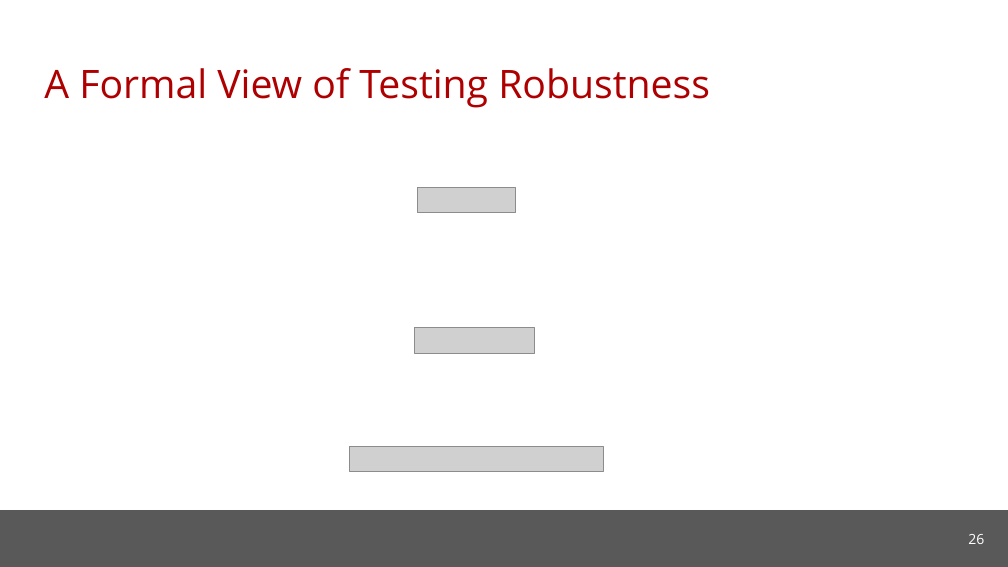
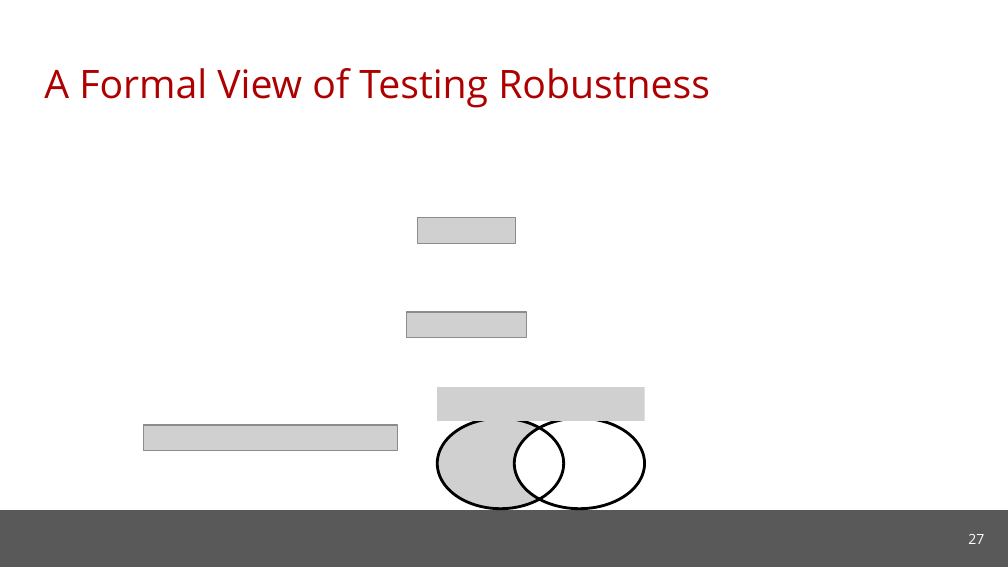
Before and after one commit to cmu-soda/Robustness, a slide deck: slide 27 of Robustness-SSSG.pptx (slide 26 before the commit). Drawn at 1008x567 pixels with LibreOffice and Linux fonts; fonts in the diff are those of the drawing; grey boxes stand for pictures; background and template pictures are left out. Boxes give left, top, right and bottom in pixels: in the first picture for what was removed or moved away, otherwise in the second. Text is boxed around its words. In the diff, an @@ line names an element or a change of style, - is before the commit and + after.

```diff
--- a/Robustness-SSSG.pptx
+++ b/Robustness-SSSG.pptx
@@ picture: place and size @@
-picture at <box>418,187,516,213</box>
+picture at <box>418,218,516,243</box>
@@ picture: place and size @@
-picture at <box>414,328,534,353</box>
+picture at <box>407,312,527,338</box>
@@ group added at <box>437,387,645,509</box>: 2 pictures, 2 ellipses @@
@@ picture: place and size @@
-picture at <box>350,447,603,472</box>
+picture at <box>144,425,397,451</box>
@@ page number at <box>968,534,984,544</box>: text changed @@
-26
+27
```
Also in this commit, not shown: 18 other slides changed, 9 slides added, 13 slides removed.
